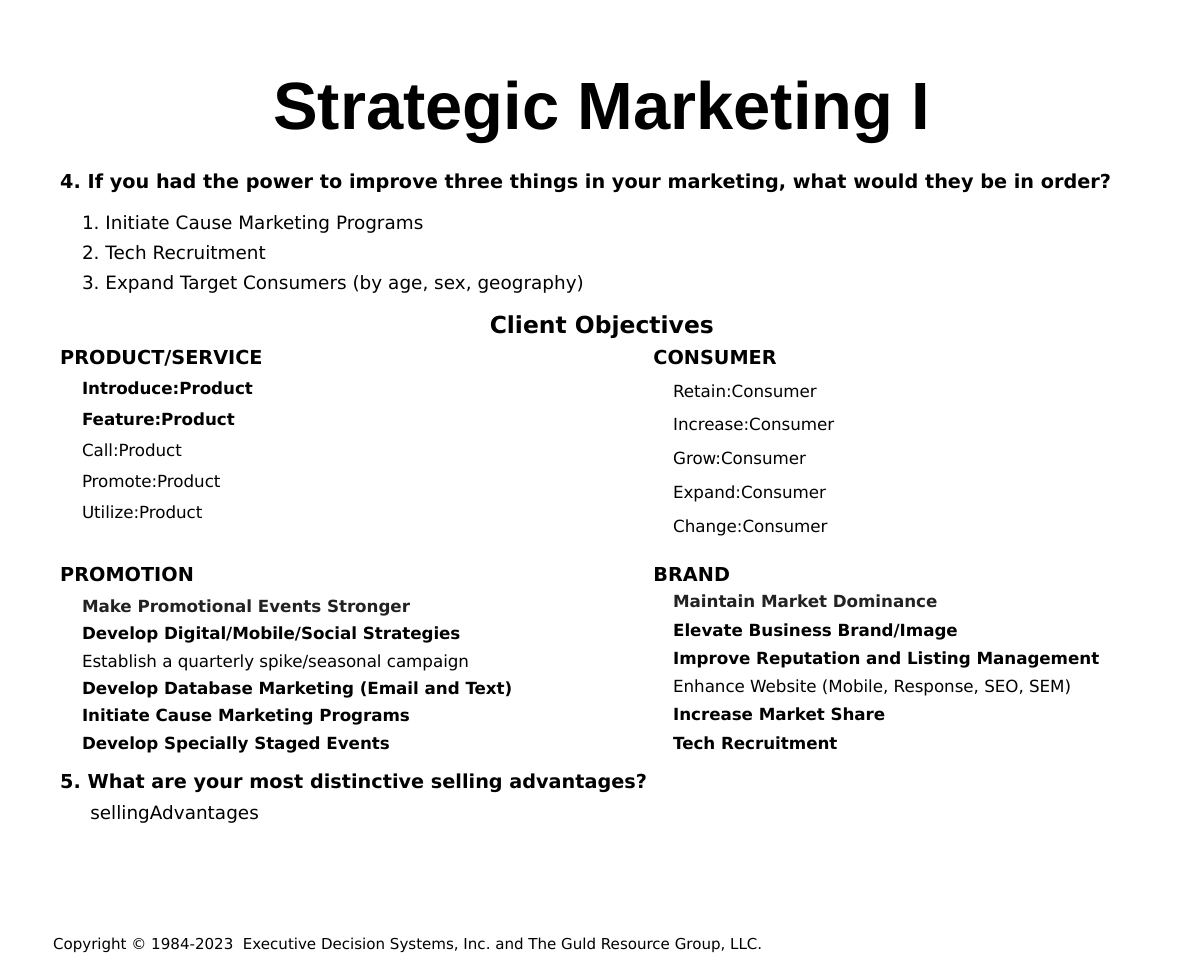
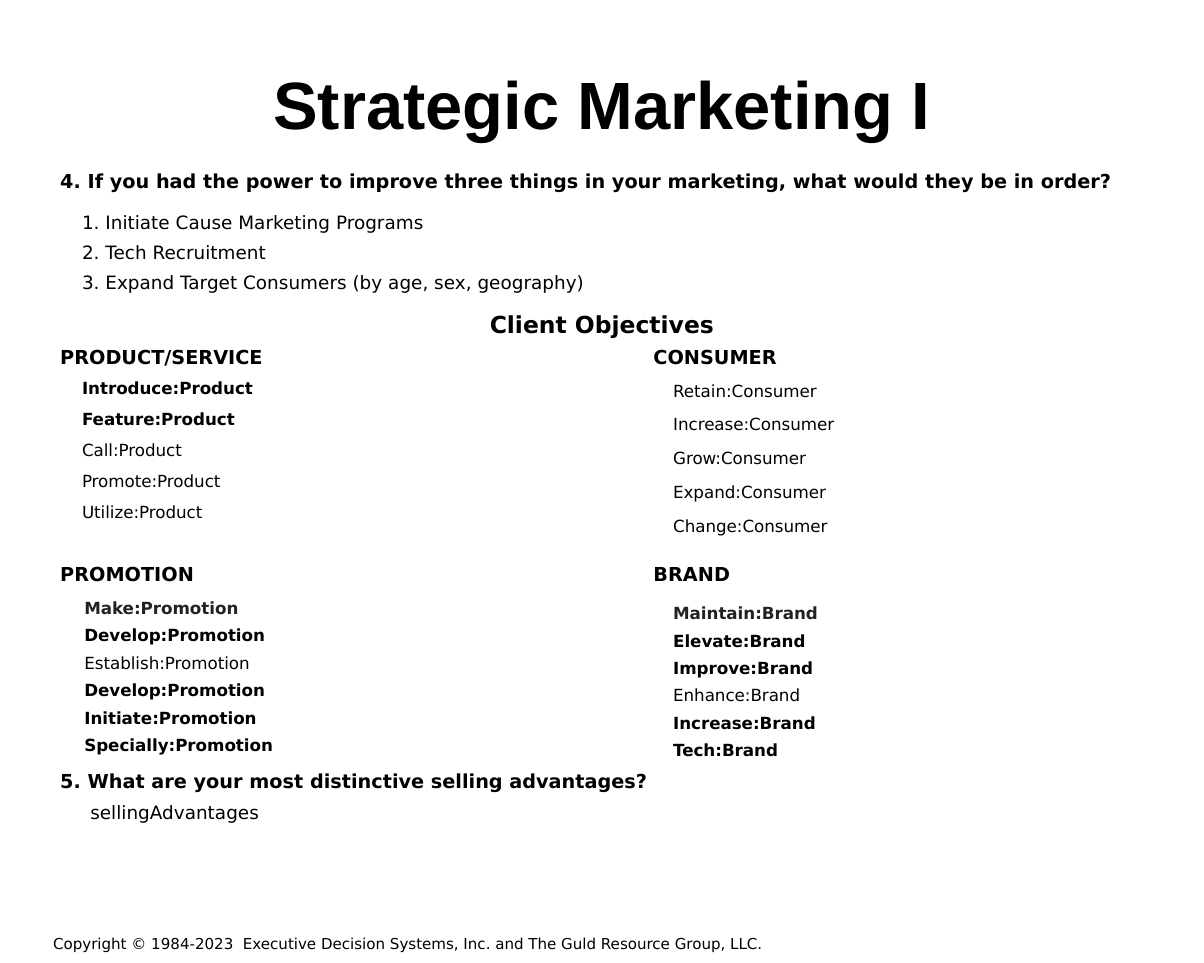
Before and after one commit to hintonandrew510/wizardfrontend, a slide deck: slide 4 of mavenprojectSCR/src/main/resources/powerpointtemplate/tv.pptx. Drawn at 1204x963 pixels with LibreOffice and Linux fonts; fonts in the diff are those of the drawing; background and template pictures are left out. Boxes give left, top, right and bottom in pixels: in the first picture for what was removed or moved away, otherwise in the second. Text is boxed around its words. In the diff, an @@ line names an element or a change of style, - is before the commit and + after.

```diff
--- a/mavenprojectSCR/src/main/resources/powerpointtemplate/tv.pptx
+++ b/mavenprojectSCR/src/main/resources/powerpointtemplate/tv.pptx
@@ table at (81,594,554,759) @@
-row 1, column 1: Make Promotional Events Stronger
+row 1, column 1: Make:Promotion
-row 2, column 1: Develop Digital/Mobile/Social Strategies
+row 2, column 1: Develop:Promotion
-row 3, column 1: Establish a quarterly spike/seasonal campaign
+row 3, column 1: Establish:Promotion
-row 4, column 1: Develop Database Marketing (Email and Text)
+row 4, column 1: Develop:Promotion
-row 5, column 1: Initiate Cause Marketing Programs
+row 5, column 1: Initiate:Promotion
-row 6, column 1: Develop Specially Staged Events
+row 6, column 1: Specially:Promotion
@@ table at (669,600,1143,761) @@
-row 1, column 1: Maintain Market Dominance
+row 1, column 1: Maintain:Brand
-row 2, column 1: Elevate Business Brand/Image
+row 2, column 1: Elevate:Brand
-row 3, column 1: Improve Reputation and Listing Management
+row 3, column 1: Improve:Brand
-row 4, column 1: Enhance Website (Mobile, Response, SEO, SEM)
+row 4, column 1: Enhance:Brand
-row 5, column 1: Increase Market Share
+row 5, column 1: Increase:Brand
-row 6, column 1: Tech Recruitment
+row 6, column 1: Tech:Brand
@@ table: place and size @@
-table at (669,586,1143,756)
+table at (669,600,1143,761)
```
Also in this commit, not shown: 1 other file.
